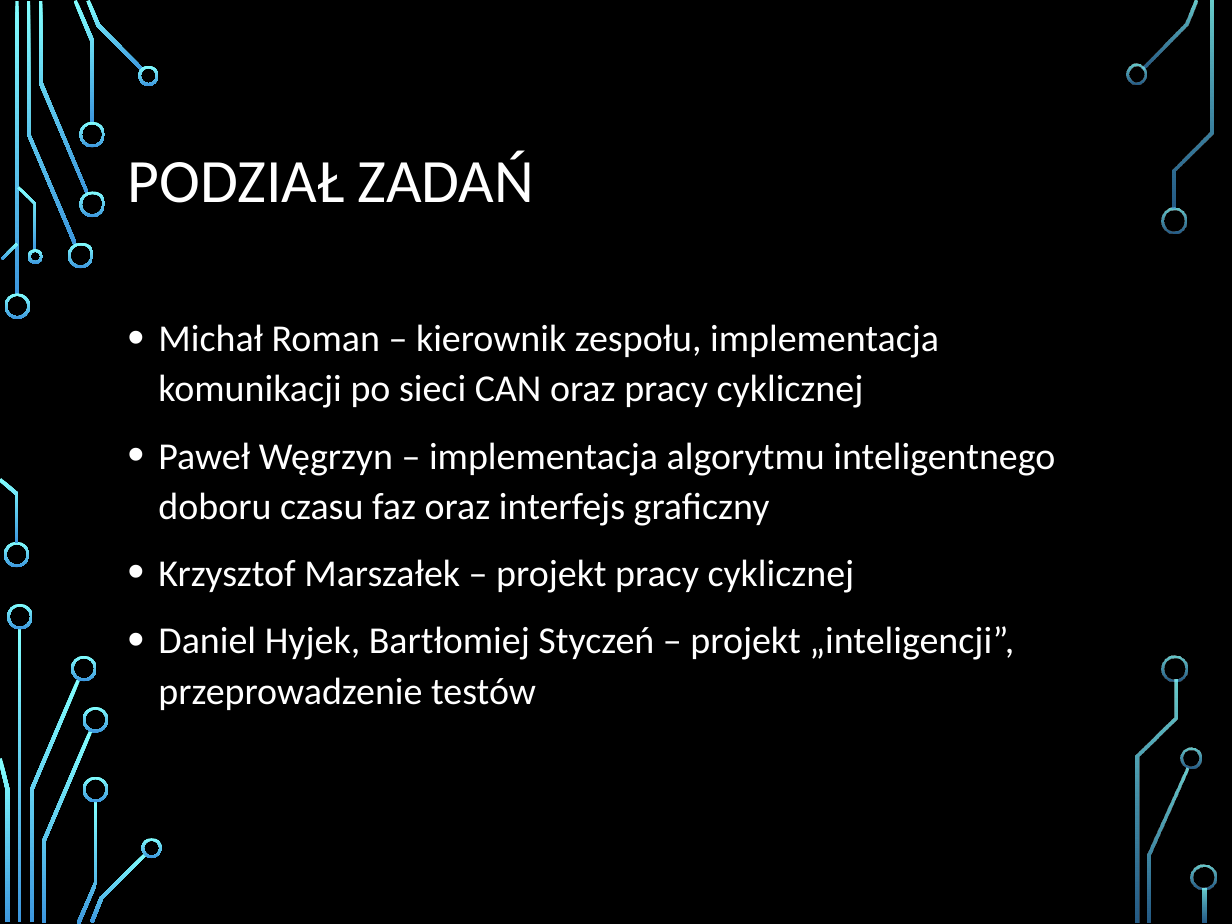
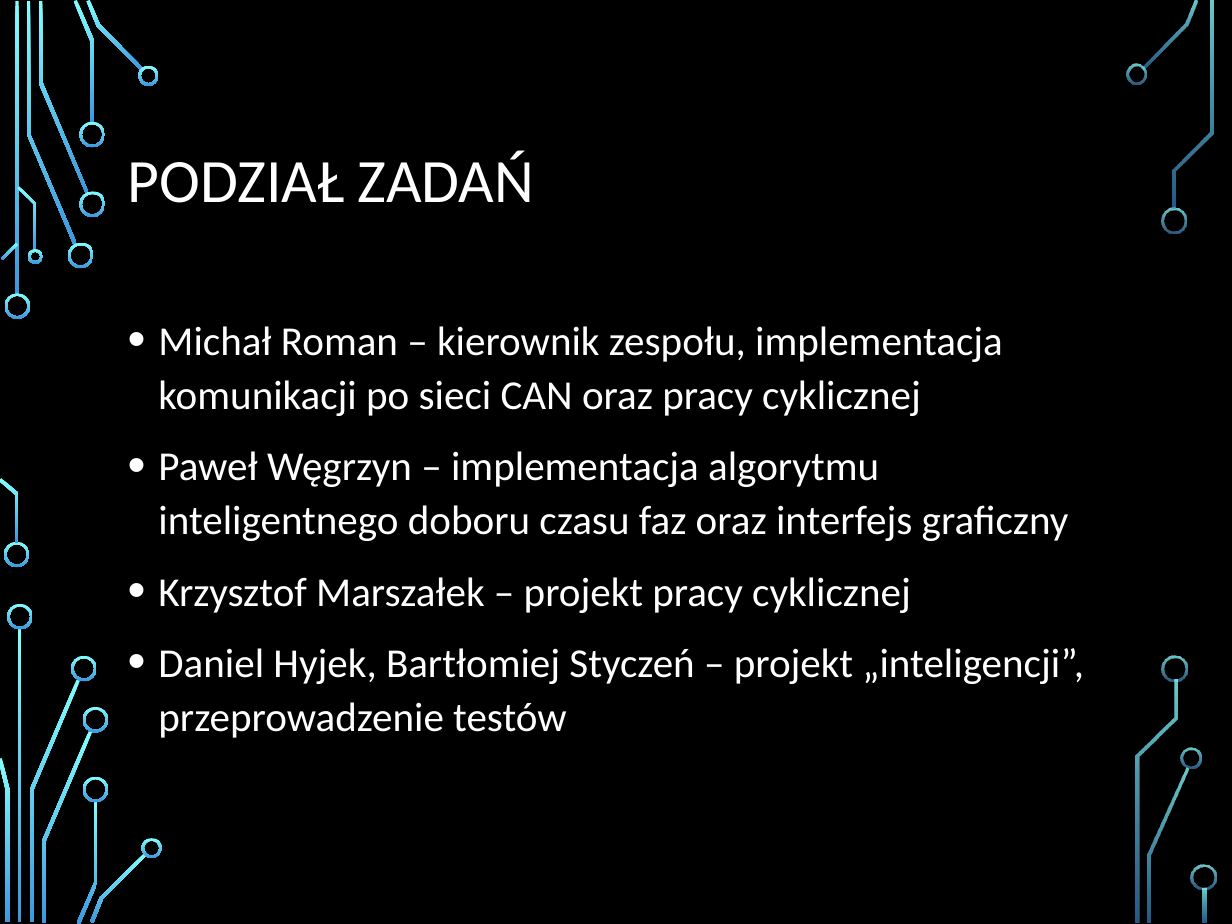
Before and after one commit to MooVx/AP_swiatla, a slide deck: slide 4 of Prezentacja/Prezentacja.pptx. Drawn at 1232x924 pixels with LibreOffice and Linux fonts; fonts in the diff are those of the drawing; background and template pictures are left out. Boxes give left, top, right and bottom in pixels: in the first picture for what was removed or moved away, otherwise in the second. Text is boxed around its words. In the diff, an @@ line names an element or a change of style, - is before the commit and + after.

```diff
--- a/Prezentacja/Prezentacja.pptx
+++ b/Prezentacja/Prezentacja.pptx
@@ text "Michał Roman – kierownik zespołu, ..." at [158,326,1084,738]: size 22.2 to 24 pt @@
```
Also in this commit, not shown: 3 other slides changed, 2 slides added, 1 slide removed.
